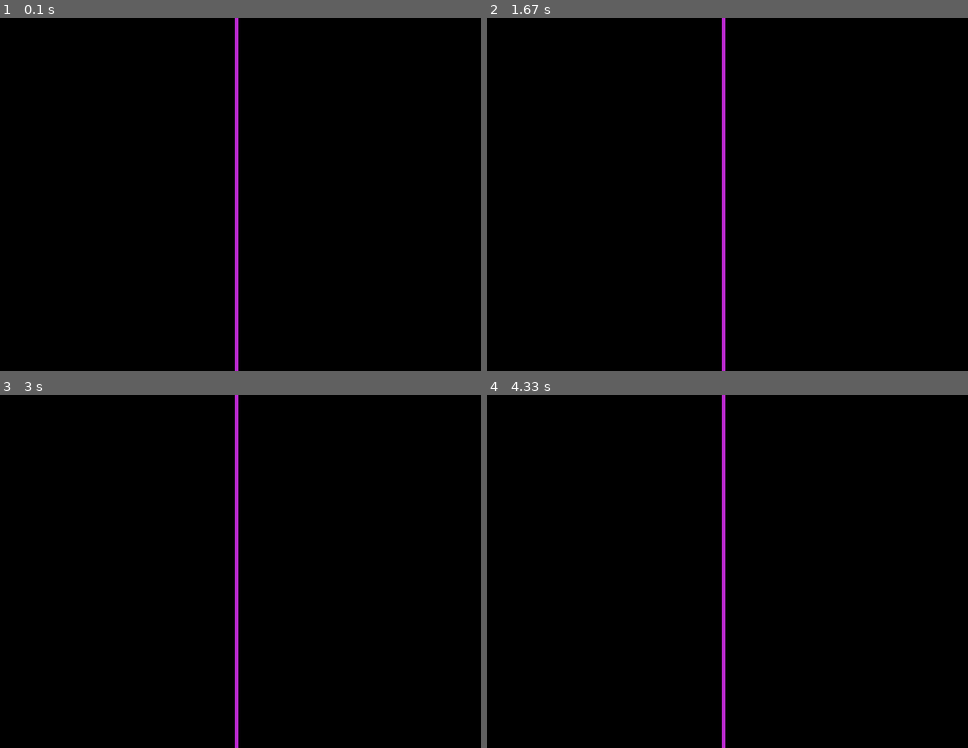
Above: before the commit, frames 1-4 (two rows, left to right).
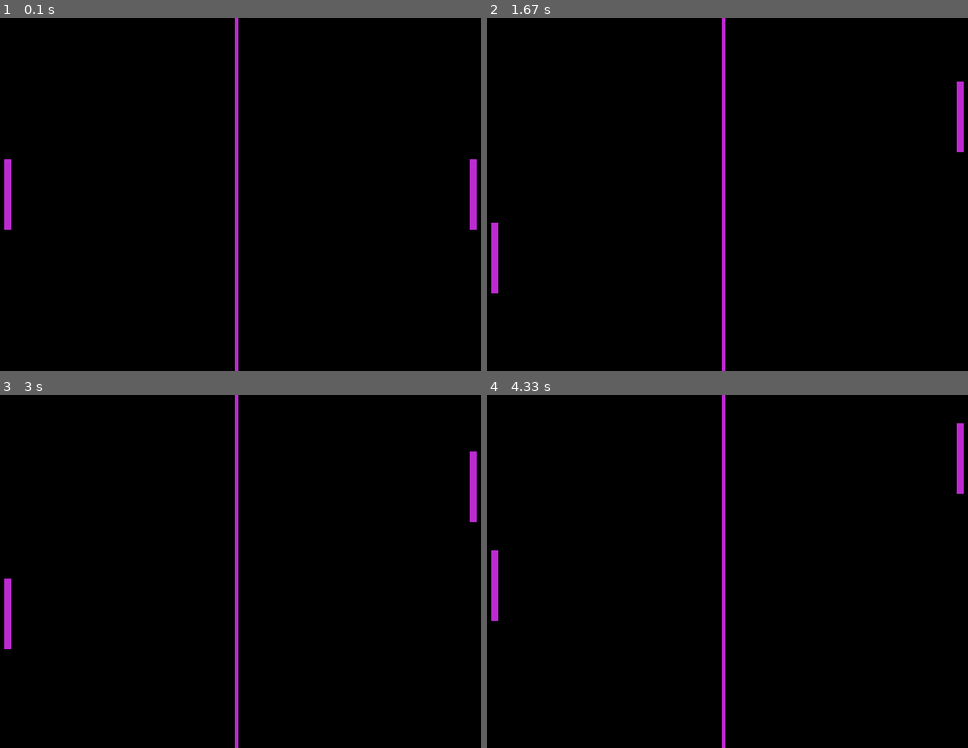
Above: after the commit, the same moments.

Repository: nahumsa/Pong-Pygame
Game: pygame game, started from pong.py
The game is run twice, just before and just after one commit, with the same random seed, the same clock (stepped at 60 frames per second) and the same inputs.
Inputs:
- Up to frame 1 (0.1 s): no input
- Up to frame 2 (1.67 s): hold S 0.33-0.8 s; hold Up 0.33-0.8 s; hold Up 0.83-1.3 s; hold W 0.83-1.3 s; hold Down 1.33-1.63 s; hold S 1.33-1.63 s
- Up to frame 3 (3 s): hold Up 1.67-2.03 s; hold W 1.67-2.03 s; hold Down 2.07-2.43 s; hold S 2.07-2.43 s; hold Up 2.47-2.77 s; hold W 2.47-2.77 s; hold Down from 2.8 s (still down); hold S from 2.8 s (still down)
- Up to frame 4 (4.33 s): release Down at 3.1 s; release S at 3.1 s; hold Up 3.13-3.5 s; hold W 3.13-3.5 s; hold Down 3.53-3.9 s; hold S 3.53-3.9 s; hold Up 3.93-4.23 s; hold W 3.93-4.23 s; hold Down from 4.27 s (still down); hold S from 4.27 s (still down)

The runs differ from the first frame. In frame 1, 0.6% of the frame differs, in the area x 0-100%, y 40-60%; in frame 2, 0.6%; in frame 3, 0.6%; in frame 4, 0.6%.

Commit message:
Added sprites and movement

Diff:
--- /dev/null
+++ b/paddle.py
@@ -0,0 +1,49 @@
+import pygame
+
+black = (50,50,50)
+
+class Paddle(pygame.sprite.Sprite):
+    """Class for the pong paddle.
+    """
+    def __init__(self, color, width, height):
+        """Pong paddle.
+
+        Args:
+            color (tuple): color for the paddle.
+            width (int): widht of the paddle.
+            height (int): height of the paddle.
+        """
+        super().__init__()
+
+        self.image = pygame.Surface([width, height])
+        self.image.fill(black)
+        self.image.set_colorkey(black)
+        pygame.draw.rect(self.image, color, [0,0,width, height])
+
+        self.rect = self.image.get_rect()
+
+    def move_up(self, pixels):
+        """Method to move the paddle up.
+
+        Args:
+            pixels (int): Number of pixels that we want to move.
+        """
+
+        self.rect.y -= pixels
+
+        # Correct if the paddle is off-screen
+        if self.rect.y < 0:
+            self.rect.y = 0
+
+    def move_down(self, pixels):
+        """Method to move the paddle down.
+
+        Args:
+            pixels (int): Number of pixels that we want to move.
+        """
+
+        self.rect.y += pixels
+
+        # Correct if the paddle is off-screen
+        if self.rect.y > 400:
+            self.rect.y = 400
--- a/pong.py
+++ b/pong.py
@@ -2,6 +2,8 @@
 # https://www.101computing.net/pong-tutorial-using-pygame-getting-started/
 
 import pygame
+from paddle import Paddle
+
 pygame.init()
 
 # Creating colors using RGB
@@ -13,8 +15,21 @@
 screen = pygame.display.set_mode(size)
 pygame.display.set_caption("Pong")
 
-# Defining frame rate
-frame_rate = 60
+# Creating players' paddles
+pos_paddle_x = 20
+
+paddleA = Paddle(pink, 10, 100)
+paddleA.rect.x = pos_paddle_x
+paddleA.rect.y = 200
+
+paddleB = Paddle(pink, 10, 100)
+paddleB.rect.x = size[0] - pos_paddle_x
+paddleB.rect.y = 200
+
+# Adding sprites
+all_sprite_list = pygame.sprite.Group()
+all_sprite_list.add(paddleA)
+all_sprite_list.add(paddleB)
 
 # Variable for finishing the game
 is_finished = False
@@ -28,14 +43,36 @@
         if event.type == pygame.QUIT:
             is_finished = True
 
+    # Game Logic
+    # Moving paddles with keyboard keys
+    keys = pygame.key.get_pressed()
+
+    if keys[pygame.K_w]:
+        paddleA.move_up(5)
+    if keys[pygame.K_s]:
+        paddleA.move_down(5)
+    if keys[pygame.K_UP]:
+        paddleB.move_up(5)
+    if keys[pygame.K_DOWN]:
+        paddleB.move_down(5)
+
+    # Add sprites
+    all_sprite_list.update()
+
+
     # Drawing background
     screen.fill(black)
 
     pygame.draw.line(screen, pink, [size[0]/2 - 1, 0], [size[0]/2 - 1, size[1]], 5)
 
+    # Draw sprites
+    all_sprite_list.draw(screen)
+
     pygame.display.flip()
 
+
+
     # Set the frame rate for 60 seconds
-    clock.tick(frame_rate)
+    clock.tick(60)
 
 pygame.quit()
